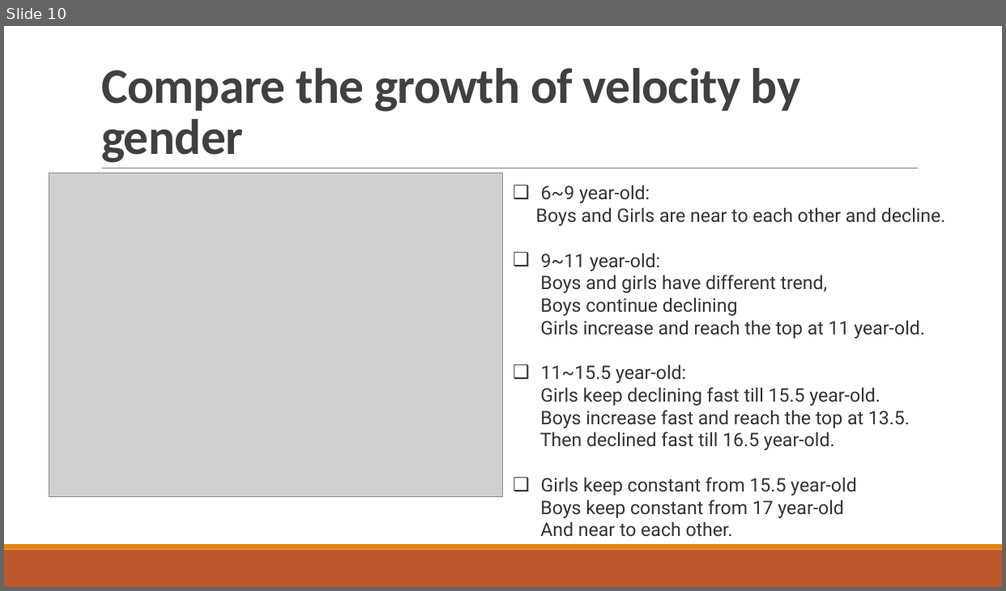
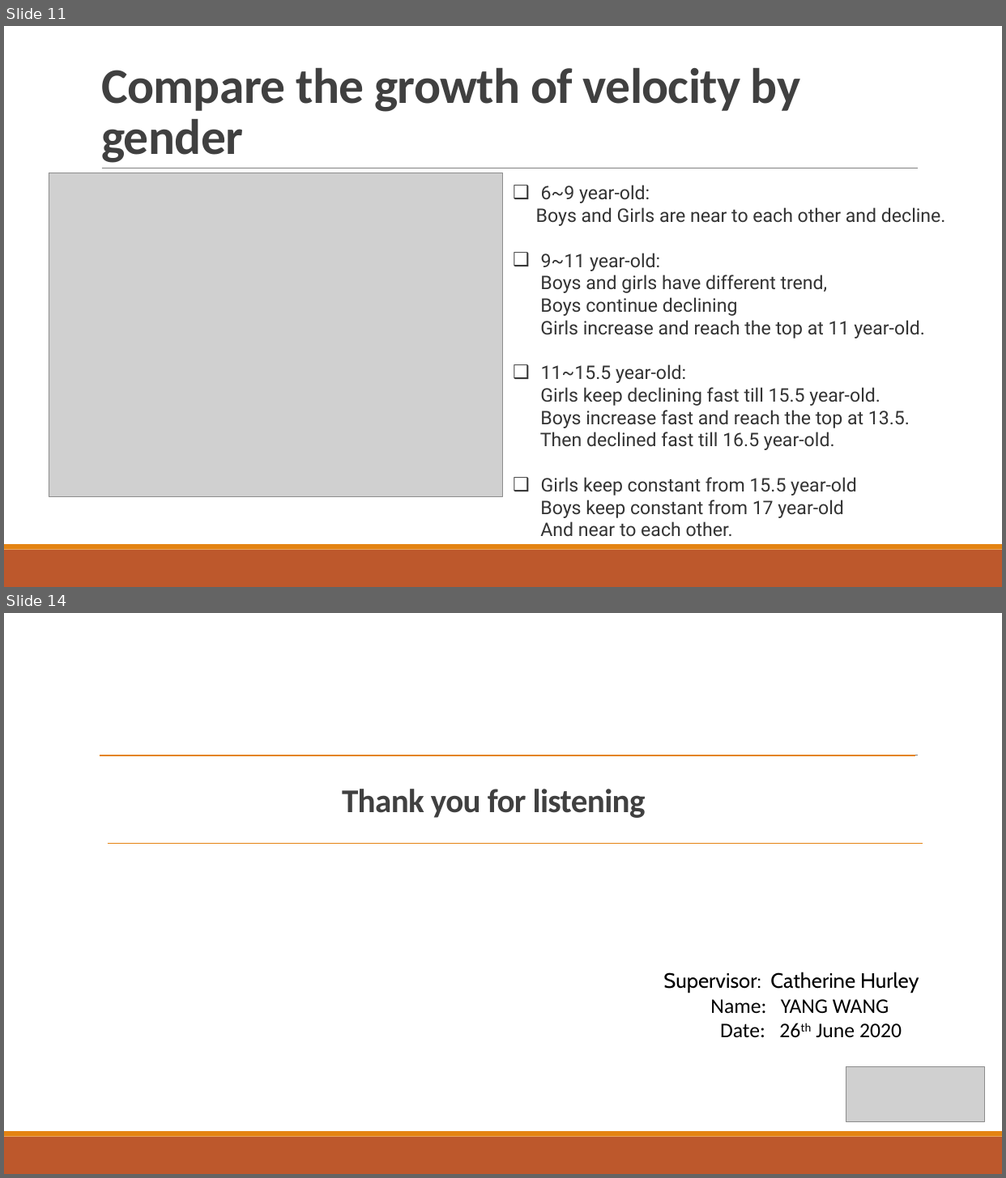
Before and after one commit to wangyang325/ST606, a slide deck: ST606_Presentation_YangWang.pptx. Shown one above the other, each under a label of ours: slide 10 before the commit, slides 11 and 14 after it; the slides between them are not shown. The pictures are 1006x591 and 1006x1178 pixels, drawn with LibreOffice and Linux fonts; fonts in the diff are those of the drawing; grey boxes stand for pictures. Boxes give left, top, right and bottom in pixels: in the first picture for what was removed or moved away, otherwise in the second. Text is boxed around its words. In the diff, an @@ line names an element or a change of style, - is before the commit and + after.

```diff
--- a/ST606_Presentation_YangWang.pptx
+++ b/ST606_Presentation_YangWang.pptx
@@ slide 14 added at bbox=[4, 613, 1002, 1174], background #FFFFFF; not listed: 3 template elements that a slide beside it also shows @@
@@ line added from (100, 756) to (915, 756), #E48312 1 pt @@
@@ title added at bbox=[342, 789, 646, 818], 32 pt, text #404040, bold @@
+Thank you for listening
@@ line added from (108, 844) to (923, 844), #E48312 1 pt @@
@@ text added at bbox=[663, 972, 919, 1037], 20 pt, text #000000 @@
+Supervisor: Catherine Hurley
+Name: YANG WANG
+Date: 26th June 2020
@@ picture added at bbox=[846, 1067, 985, 1122] @@
@@ what was slide 10 is now slide 11 @@
```
Also in this commit, not shown: 4 slides changed, 2 other slides added, 3 other files.
